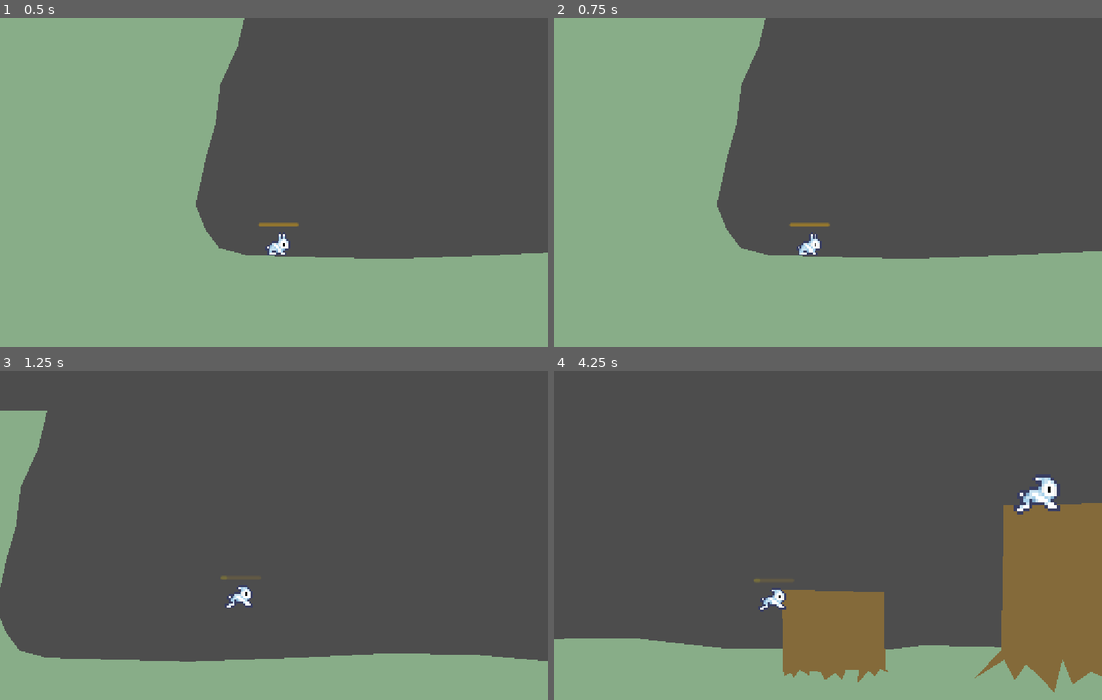
Above: before the commit, frames 1-4 (two rows, left to right).
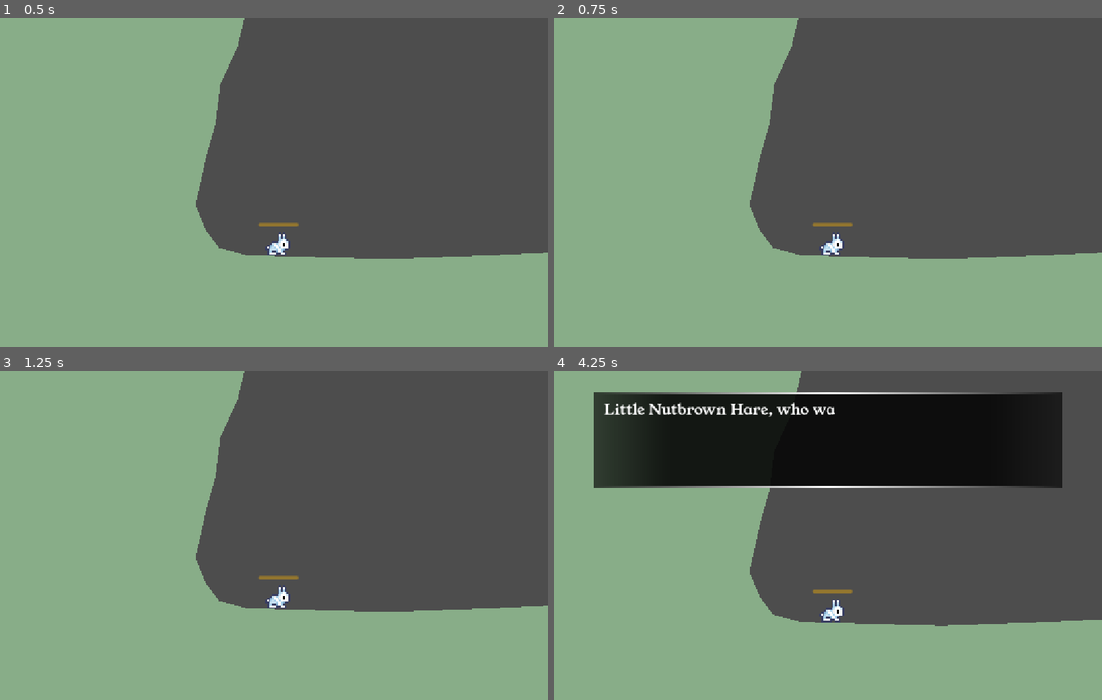
Above: after the commit, the same moments.

Repository: KittyCatGamer123/rabbit-iloveyou-game
Game: Godot game, scene res://Prototype/Scenes/PrototypeScene/PrototypeScene.tscn
Same seed, same stepped clock (60 frames per second), same inputs: the game is played once before the commit and once after it.
Inputs:
- Up to frame 1 (0.5 s): no input
- Up to frame 2 (0.75 s): tap Enter at 0.5 s; hold D (right_movement) from 0.53 s (still down)
- Up to frame 3 (1.25 s): keep holding D (right_movement); tap Space (jump_action) at 0.77 s
- Up to frame 4 (4.25 s): tap Space (jump_action) at 1.52, 3.02, 3.77 s; release D (right_movement) at 2.03 s; hold A (left_movement) 2.03-2.78 s; hold D (right_movement) from 2.78 s (still down)

Frame 1 is identical in both runs. In frame 2, 4.9% of the frame differs, in the area x 29-100%, y 0-74%; in frame 3, 41%; in frame 4, 63%, in the area x 0-100%, y 0-98%.

Commit message:
Prototype Development v5

Diff:
--- a/Prototype/Scenes/Player/Player.gd
+++ b/Prototype/Scenes/Player/Player.gd
@@ -2,6 +2,7 @@
 class_name Player
 
 var active_cutscene: bool = true
+var reset_position: Vector2
 
 @onready var anim_sprite: AnimatedSprite2D = $AnimatedSprite2D
 @onready var progress_jump: ProgressBar = $ProgressBar
@@ -37,10 +38,13 @@
 
 func _ready() -> void:
 	progress_jump.value = 0
+	reset_position = position
 
 func _physics_process(delta: float) -> void:
 	if not is_on_floor():
 		velocity += get_gravity() * delta
+		if position.y >= 630:
+			position = reset_position
 
 	var direction := Input.get_axis("left_movement", "right_movement")
 	if active_cutscene:
--- a/Prototype/Scenes/PrototypeScene/PrototypeScene.tscn
+++ b/Prototype/Scenes/PrototypeScene/PrototypeScene.tscn
@@ -118,11 +118,11 @@
 script = ExtResource("2_qbn7b")
 
 [node name="CollisionPolygon2D" type="CollisionPolygon2D" parent="Ground" unique_id=1891181285]
-polygon = PackedVector2Array(37, -280, 27, -238, 8, -196, 3, …(628 unchanged characters)… 80, 3121, -97, 3201, -108, 3319, -94, 3411, -78, 3453, -48, 3490, -12, 3536, -106, 3564, -231, 3663, -246, 3785, -313, 3919, -328, 3921, 333, -500, 335, -500, -280)
+polygon = PackedVector2Array(37, -280, 27, -238, 8, -196, 3, …(628 unchanged characters)… 80, 3121, -97, 3201, -108, 3319, -94, 3400, -73, 3446, -36, 3468, -18, 3490, -12, 3513, -15, 3524, -29, 3528.4058, -38.19043, 3531, -57, 3540, -106, 3549.1904, -167.82558, 3552, -180, 3556, -187, 3574, -212, 3592, -228, 3603, -235, 3616, -238, 3663, -246, 3773.8108, -306.85513, 3788, -313, 3801.1555, -314.80847, 3919, -328, 3921, 333, -500, 335, -505, -372, 69, -372, 44, -342)
 
 [node name="Polygon2D" type="Polygon2D" parent="Ground" unique_id=1298917005]
 color = Color(0.53333336, 0.6784314, 0.53333336, 1)
-polygon = PackedVector2Array(37, -280, 27, -238, 8, -196, 3, …(628 unchanged characters)… 80, 3121, -97, 3201, -108, 3319, -94, 3411, -78, 3453, -48, 3490, -12, 3536, -106, 3564, -231, 3663, -246, 3785, -313, 3919, -328, 3921, 333, -500, 335, -500, -280)
+polygon = PackedVector2Array(37, -280, 27, -238, 8, -196, 3, …(628 unchanged characters)… 80, 3121, -97, 3201, -108, 3319, -94, 3400, -73, 3446, -36, 3468, -18, 3490, -12, 3513, -15, 3524, -29, 3528.4058, -38.19043, 3531, -57, 3540, -106, 3549.1904, -167.82558, 3552, -180, 3556, -187, 3574, -212, 3592, -228, 3603, -235, 3616, -238, 3663, -246, 3773.8108, -306.85513, 3788, -313, 3801.1555, -314.80847, 3919, -328, 3921, 333, -500, 335, -505, -372, 69, -372, 44, -342)
 
 [node name="Stump" type="StaticBody2D" parent="." unique_id=44008268]
 position = Vector2(1200, 0)
@@ -135,21 +135,75 @@
 color = Color(0.52, 0.41808, 0.22879998, 1)
 polygon = PackedVector2Array(-1, 35, 111, 38, 112, 122, 117, 126, 106, 122, 101, 130, 94, 124, 82, 137, 83, 123, 69, 123, 65, 134, 58, 126, 46, 134, 41, 125, 29, 124, 29, 129, 18, 123, 12, 131, 8, 126, 1, 130, 0, 120)
 
+[node name="Stump6" type="StaticBody2D" parent="." unique_id=1251978701]
+position = Vector2(2440, -56)
+script = ExtResource("2_qbn7b")
+
+[node name="CollisionPolygon2D" type="CollisionPolygon2D" parent="Stump6" unique_id=431051089]
+polygon = PackedVector2Array(-1, 35, 111, 38, 112, 122, 117, 126, 106, 122, 101, 130, 94, 124, 82, 137, 83, 123, 69, 123, 65, 134, 58, 126, 46, 134, 41, 125, 29, 124, 29, 129, 18, 123, 12, 131, 8, 126, 1, 130, 0, 120)
+
+[node name="Polygon2D" type="Polygon2D" parent="Stump6" unique_id=753401913]
+color = Color(0.52, 0.41808, 0.22879998, 1)
+polygon = PackedVector2Array(-1, 35, 111, 38, 112, 122, 117, 126, 106, 122, 101, 130, 94, 124, 82, 137, 83, 123, 69, 123, 65, 134, 58, 126, 46, 134, 41, 125, 29, 124, 29, 129, 18, 123, 12, 131, 8, 126, 1, 130, 0, 120)
+
+[node name="Stump10" type="StaticBody2D" parent="." unique_id=1756293058]
+position = Vector2(3256, -104)
+script = ExtResource("2_qbn7b")
+
+[node name="CollisionPolygon2D" type="CollisionPolygon2D" parent="Stump10" unique_id=974499003]
+polygon = PackedVector2Array(-1, 35, 111, 38, 112, 122, 117, 126, 106, 122, 101, 130, 94, 124, 82, 137, 83, 123, 69, 123, 65, 134, 58, 126, 46, 134, 41, 125, 29, 124, 29, 129, 18, 123, 12, 131, 8, 126, 1, 130, 0, 120)
+
+[node name="Polygon2D" type="Polygon2D" parent="Stump10" unique_id=1750629839]
+color = Color(0.52, 0.41808, 0.22879998, 1)
+polygon = PackedVector2Array(-1, 35, 111, 38, 112, 122, 117, 126, 106, 122, 101, 130, 94, 124, 82, 137, 83, 123, 69, 123, 65, 134, 58, 126, 46, 134, 41, 125, 29, 124, 29, 129, 18, 123, 12, 131, 8, 126, 1, 130, 0, 120)
+
 [node name="Stump5" type="StaticBody2D" parent="." unique_id=1002864666]
-position = Vector2(1728, -240)
+position = Vector2(1728, -288)
 script = ExtResource("2_qbn7b")
 
 [node name="CollisionPolygon2D" type="CollisionPolygon2D" parent="Stump5" unique_id=232096319]
-polygon = PackedVector2Array(1, -51, 115, -53, 117, 126, 111, 115, 101, 115, 96, 120, 92, 111, 85, 120, 77, 116, 72, 120, 66, 112, 55, 120, 44, 111, 37, 117, 29, 111, 19, 118, 10, 115, 0, 123)
+polygon = PackedVector2Array(2, -193, 117, -186, 116, -162, 167, -163, 130, -152, 116.99997, -139.73883, 117, 126, 111, 115, 101, 115, 96, 120, 92, 111, 85, 120, 77, 116, 72, 120, 66, 112, 55, 120, 44, 111, 37, 117, 29, 111, 19, 118, 10, 115, 0, 123, 0.70544434, 11.536621, -21, -9, -46, -12, -76, -19, 0.90786743, -20.445114)
 
 [node name="Polygon2D2" type="Polygon2D" parent="Stump5" unique_id=98177317]
 position = Vector2(0, 112)
 color = Color(0.38, 0.3002, 0.152, 0.7490196)
-polygon = PackedVector2Array(0, 0, 65, -10, 116, 3, 117, 16, 111, 160, 0, 148, 0, 97.222626)
+polygon = PackedVector2Array(0, 0, 65, -10, 116, 3, 117, 16, 111, 195, 0, 196, 0, 97.222626)
 
 [node name="Polygon2D" type="Polygon2D" parent="Stump5" unique_id=659272157]
 color = Color(0.52, 0.41808, 0.22879998, 1)
-polygon = PackedVector2Array(1, -160, 117, -156, 117, 126, 111, 115, 101, 115, 96, 120, 92, 111, 85, 120, 77, 116, 72, 120, 66, 112, 55, 120, 44, 111, 37, 117, 29, 111, 19, 118, 10, 115, 0, 123)
+polygon = PackedVector2Array(2, -193, 117, -186, 116, -162, 167, -163, 130, -152, 116.99997, -139.73883, 117, 126, 111, 115, 101, 115, 96, 120, 92, 111, 85, 120, 77, 116, 72, 120, 66, 112, 55, 120, 44, 111, 37, 117, 29, 111, 19, 118, 10, 115, 0, 123, 0.70544434, 11.536621, -21, -9, -46, -12, -76, -19, 0.90786743, -20.445114)
+
+[node name="Stump9" type="StaticBody2D" parent="." unique_id=1595879540]
+position = Vector2(2912, -336)
+script = ExtResource("2_qbn7b")
+
+[node name="CollisionPolygon2D" type="CollisionPolygon2D" parent="Stump9" unique_id=1562702864]
+polygon = PackedVector2Array(2, -193, 117, -186, 119, 72, 236, 75, 193, 86, 151, 93, 128, 93, 116, 104, 117, 126, 111, 115, 101, 115, 96, 120, 92, 111, 85, 120, 77, 116, 72, 120, 66, 112, 55, 120, 44, 111, 37, 117, 29, 111, 19, 118, 10, 115, 0, 123, 0.70544434, 11.536621)
+
+[node name="Polygon2D2" type="Polygon2D" parent="Stump9" unique_id=444590053]
+position = Vector2(0, 112)
+color = Color(0.38, 0.3002, 0.152, 0.7490196)
+polygon = PackedVector2Array(0, 0, 65, -10, 116, 3, 117, 16, 111, 195, 0, 196, 0, 97.222626)
+
+[node name="Polygon2D" type="Polygon2D" parent="Stump9" unique_id=2038440679]
+color = Color(0.52, 0.41808, 0.22879998, 1)
+polygon = PackedVector2Array(2, -193, 117, -186, 119, 72, 236, 75, 193, 86, 151, 93, 128, 93, 116, 104, 117, 126, 111, 115, 101, 115, 96, 120, 92, 111, 85, 120, 77, 116, 72, 120, 66, 112, 55, 120, 44, 111, 37, 117, 29, 111, 19, 118, 10, 115, 0, 123, 0.70544434, 11.536621)
+
+[node name="Stump8" type="StaticBody2D" parent="." unique_id=2123604323]
+position = Vector2(3552, -344)
+script = ExtResource("2_qbn7b")
+
+[node name="CollisionPolygon2D" type="CollisionPolygon2D" parent="Stump8" unique_id=1259907194]
+polygon = PackedVector2Array(2, -193, 117, -186, 116, -162, 167, -163, 130, -152, 116.99997, -139.73883, 117, 126, 111, 115, 101, 115, 96, 120, 92, 111, 85, 120, 77, 116, 72, 120, 66, 112, 55, 120, 44, 111, 37, 117, 29, 111, 19, 118, 10, 115, 0, 123, 4, 37, -9, 25, -37, 13, -69, 4, -100, 4, -132, -13, -1, -13)
+
+[node name="Polygon2D2" type="Polygon2D" parent="Stump8" unique_id=1758841025]
+position = Vector2(0, 112)
+color = Color(0.38, 0.3002, 0.152, 0.7490196)
+polygon = PackedVector2Array(0, 0, 65, -10, 116, 3, 117, 16, 112, 81, 48, 94, 4, 141, 0, 97.222626)
+
+[node name="Polygon2D" type="Polygon2D" parent="Stump8" unique_id=357959585]
+color = Color(0.52, 0.41808, 0.22879998, 1)
+polygon = PackedVector2Array(2, -193, 117, -186, 116, -162, 167, -163, 130, -152, 116.99997, -139.73883, 117, 126, 111, 115, 101, 115, 96, 120, 92, 111, 85, 120, 77, 116, 72, 120, 66, 112, 55, 120, 44, 111, 37, 117, 29, 111, 19, 118, 10, 115, 0, 123, 4, 37, -9, 25, -37, 13, -69, 4, -100, 4, -132, -13, -1, -13)
 
 [node name="Stump3" type="StaticBody2D" parent="." unique_id=373635683]
 position = Vector2(1728, -24)
@@ -173,16 +227,29 @@
 color = Color(0.52, 0.41808, 0.22879998, 1)
 polygon = PackedVector2Array(0, -50, 110, -52, 110, 139, 95, 133, 75, 147, 64, 119, 55, 156, 39, 138, 24, 125, 12, 142, 0, 120, -32, 140, -3, 109)
 
+[node name="Stump7" type="StaticBody2D" parent="." unique_id=1079018514]
+position = Vector2(2914, -32)
+script = ExtResource("2_qbn7b")
+
+[node name="CollisionPolygon2D" type="CollisionPolygon2D" parent="Stump7" unique_id=1448630002]
+polygon = PackedVector2Array(0, -50, 176, -51, 146, -41, 129, -41, 112, -29, 110, -15, 110, 139, 95, 133, 75, 147, 64, 119, 55, 156, 39, 138, 24, 125, 12, 142, 0, 120, -32, 140, -3, 109)
+
+[node name="Polygon2D" type="Polygon2D" parent="Stump7" unique_id=1487251038]
+color = Color(0.52, 0.41808, 0.22879998, 1)
+polygon = PackedVector2Array(0, -50, 176, -51, 146, -41, 129, -41, 112, -29, 110, -15, 110, 139, 95, 133, 75, 147, 64, 119, 55, 156, 39, 138, 24, 125, 12, 142, 0, 120, -32, 140, -3, 109)
+
 [node name="Stump4" type="StaticBody2D" parent="." unique_id=1796858132]
-position = Vector2(1994, -32)
+position = Vector2(2018, -32)
 script = ExtResource("2_qbn7b")
 
 [node name="CollisionPolygon2D" type="CollisionPolygon2D" parent="Stump4" unique_id=1755004833]
-polygon = PackedVector2Array(7, -237, 109, -232, 109, 119, 110, 139, 95, 133, 75, 147, 64, 119, 55, 156, 39, 138, 24, 125, 12, 142, 0, 120, -32, 140, -3, 109, 0.7925415, -161.22017)
+polygon = PackedVector2Array(-67, -251, 1.8717346, -250.99997, 15.72702, -250.99994, 109, -251, 109, 119, 110, 139, 95, 133, 75, 147, 64, 119, 55, 156, 39, 138, 24, 125, 12, 142, 0, 120, -32, 140, -3, 109, 0, -81, -8, -86, -27, -89, -46, -86, -64, -97, -0.09286499, -98.134346, 0.7925415, -161.22017, 1, -230, -14, -231, -23, -239, -41, -239)
 
 [node name="Polygon2D" type="Polygon2D" parent="Stump4" unique_id=627764899]
 color = Color(0.52, 0.41808, 0.22879998, 1)
-polygon = PackedVector2Array(7, -237, 109, -232, 109, 119, 110, 139, 95, 133, 75, 147, 64, 119, 55, 156, 39, 138, 24, 125, 12, 142, 0, 120, -32, 140, -3, 109, 0.7925415, -161.22017)
+polygon = PackedVector2Array(-67, -251, 1.8717346, -250.99997, 15.72702, -250.99994, 109, -251, 109, 119, 110, 139, 95, 133, 75, 147, 64, 119, 55, 156, 39, 138, 24, 125, 12, 142, 0, 120, -32, 140, -3, 109, 0, -81, -8, -86, -27, -89, -46, -86, -64, -97, -0.09286499, -98.134346, 0.7925415, -161.22017, 1, -230, -14, -231, -23, -239, -41, -239)
+
+[node name="StaticBody2D" type="StaticBody2D" parent="." unique_id=509379491]
 
 [node name="Player" parent="." unique_id=1727119178 node_paths=PackedStringArray("player_camera") instance=ExtResource("1_ho2te")]
 position = Vector2(55, 58)
--- a/Prototype/Scenes/PrototypeScene/prototype_scene.gd
+++ b/Prototype/Scenes/PrototypeScene/prototype_scene.gd
@@ -1,6 +1,6 @@
 extends Node2D
 
-var cutscene_skip = true
+var cutscene_skip = false
 
 @onready var player: Player = $Player
 @onready var player_cam: Camera2D = $Player/Camera2D
@@ -155,3 +155,6 @@
 	message_remove()
 	create_tween().tween_property(player_cam, "offset", Vector2(60, -40), 0.5).set_ease(Tween.EASE_IN_OUT)
 	player.active_cutscene = false
+
+	await get_tree().create_timer(1).timeout
+	explain_text_prompt("Press Space or the A button against a wall to wall-hop")
